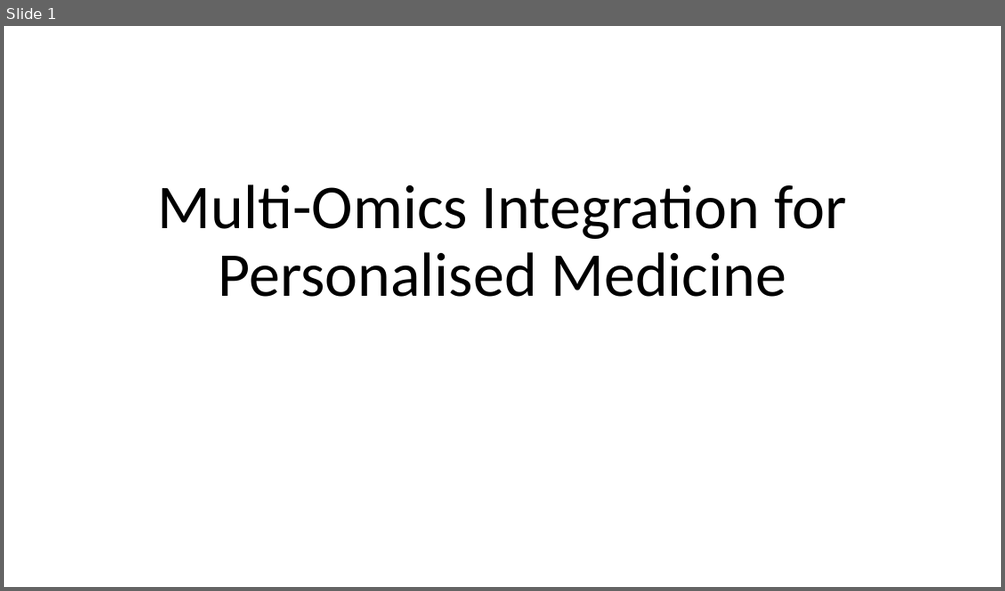
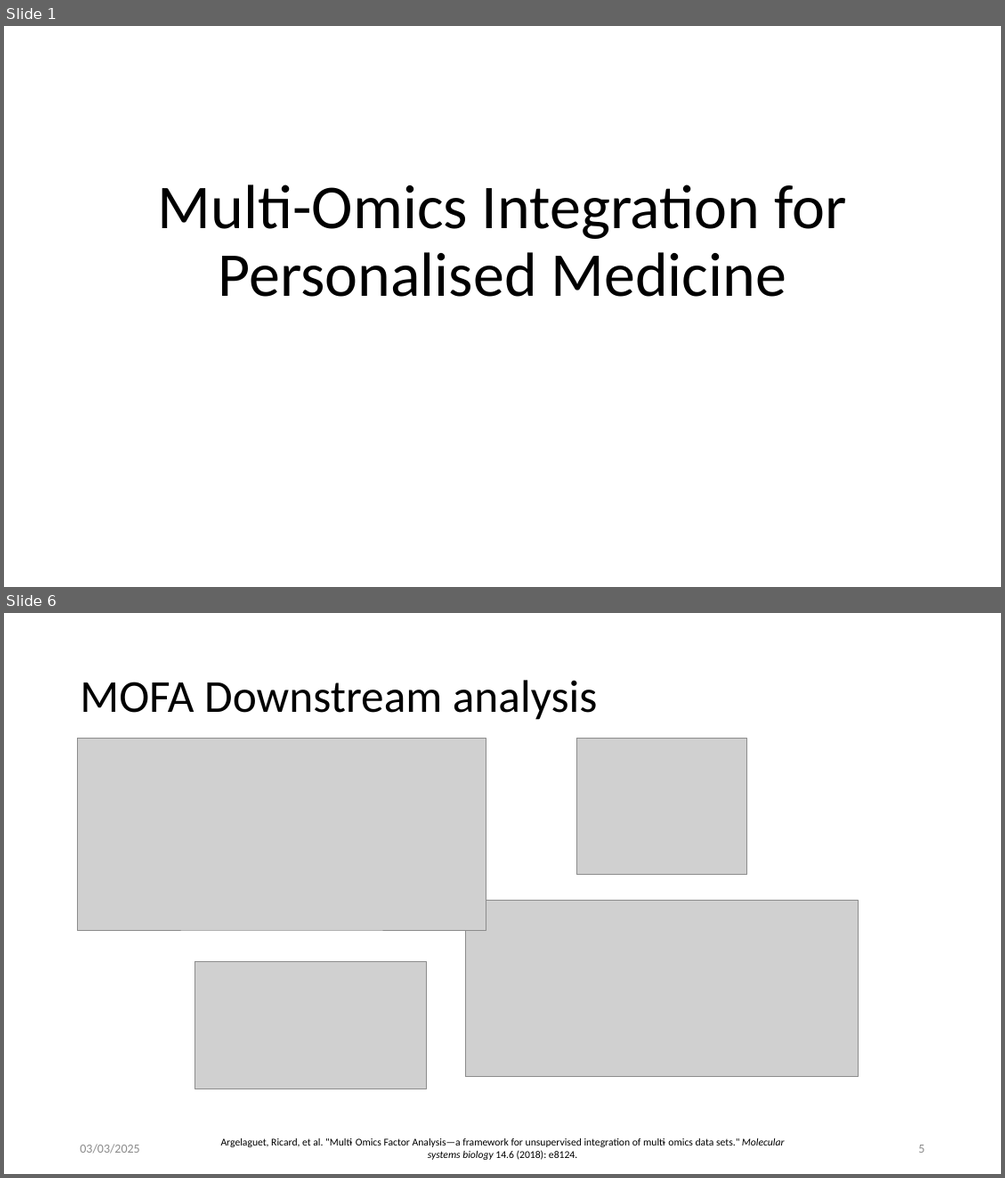
Before and after one commit to penelopenelope/ebi_mofa_workshop_precision_medicine, a slide deck: presentation.pptx. Shown one above the other, each under a label of ours: slide 1 before the commit, slides 1 and 6 after it; the slides between them are not shown. The pictures are 1005x591 and 1005x1178 pixels, drawn with LibreOffice and Linux fonts; fonts in the diff are those of the drawing; grey boxes stand for pictures. Boxes give left, top, right and bottom in pixels: in the first picture for what was removed or moved away, otherwise in the second. Text is boxed around its words. In the diff, an @@ line names an element or a change of style, - is before the commit and + after.

```diff
--- a/presentation.pptx
+++ b/presentation.pptx
@@ slide 6 added at (x1=4, y1=613, x2=1001, y2=1174), background #FFFFFF @@
@@ title added at (x1=80, y1=680, x2=598, y2=720), 44 pt, text #000000 @@
+MOFA Downstream analysis
@@ picture added at (x1=77, y1=738, x2=486, y2=930) @@
@@ picture added at (x1=577, y1=738, x2=747, y2=874) @@
@@ picture added at (x1=465, y1=900, x2=858, y2=1077) @@
@@ picture added at (x1=194, y1=962, x2=427, y2=1089) @@
@@ text added at (x1=80, y1=1143, x2=139, y2=1153), 12 pt, text #8C8C8C @@
+03/03/2025
@@ text added at (x1=221, y1=1138, x2=785, y2=1159), 10 pt, text #000000 @@
+Argelaguet, Ricard, et al. "Multi‐Omics Factor Analysis—a framework for unsupervised integration of multi‐omics data sets." Molecular systems biology 14.6 (2018): e8124.
@@ page number added at (x1=918, y1=1144, x2=924, y2=1152), 12 pt, text #8C8C8C @@
+5
```
Also in this commit, not shown: 25 slides changed, 3 other slides added, 8 slides removed, 1 other file.
